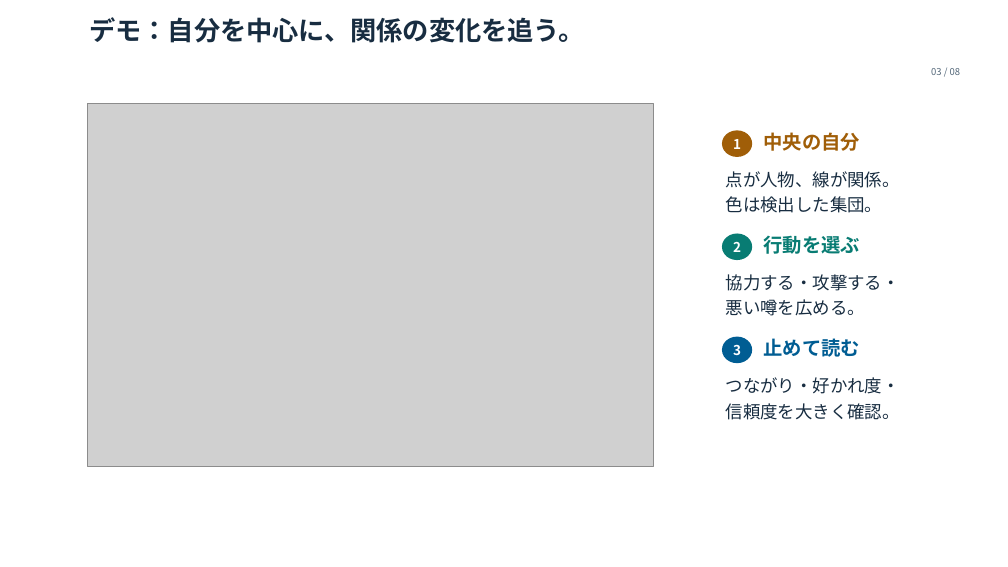
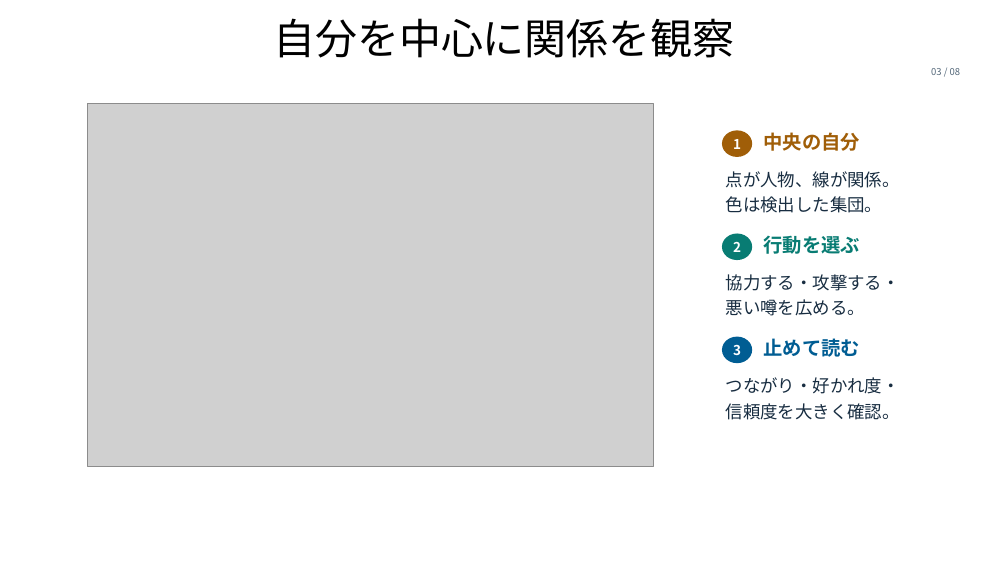
Before and after one commit to maton369/social-relationship-lab, a slide deck: slide 3 of presentation/Social_Relationship_Lab.pptx. Drawn at 1008x567 pixels with LibreOffice and Linux fonts; fonts in the diff are those of the drawing; grey boxes stand for pictures; background and template pictures are left out. Boxes give left, top, right and bottom in pixels: in the first picture for what was removed or moved away, otherwise in the second. Text is boxed around its words. In the diff, an @@ line names an element or a change of style, - is before the commit and + after.

```diff
--- a/presentation/Social_Relationship_Lab.pptx
+++ b/presentation/Social_Relationship_Lab.pptx
@@ title "自分を中心に関係を観察" at box(273, 18, 735, 58): vertical alignment top to middle @@
@@ title at box(273, 18, 735, 58): text changed; size 25 to 40 pt; text colour #182D41 to #000000; bold off @@
-デモ：自分を中心に、関係の変化を追う。
+自分を中心に関係を観察
```
Also in this commit, not shown: 11 other slides changed, 23 other files.
